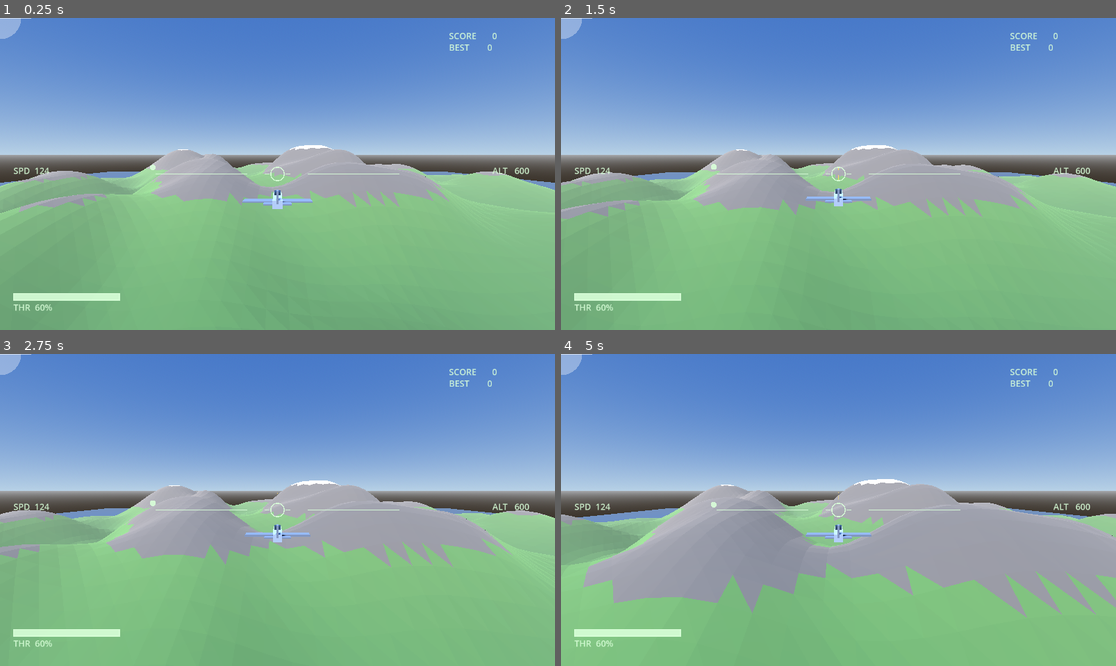
Above: before the commit, frames 1-4 (two rows, left to right).
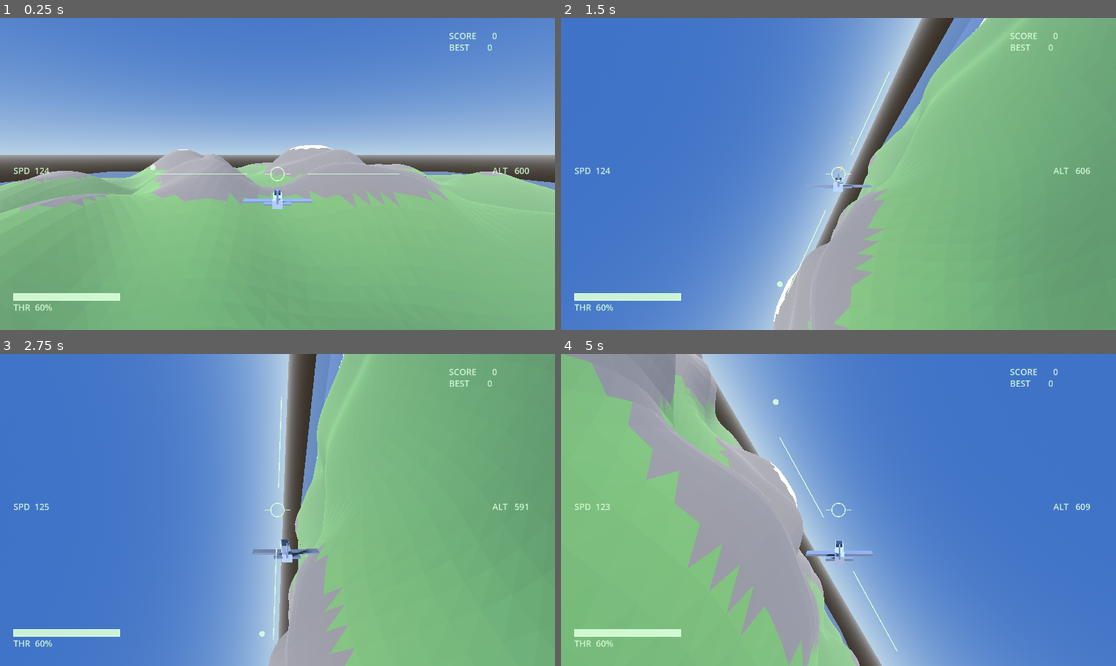
Above: after the commit, the same moments.

Repository: KulkulZa1/Flying_test
Game: Godot game, scene res://scenes/main.tscn
The game is run twice, just before and just after one commit, with the same random seed, the same clock (stepped at 60 frames per second) and the same inputs.
Inputs (mouse positions are in pixels of both pictures, inside the frame that each line leads up to):
- Up to frame 1 (0.25 s): no input
- Up to frame 2 (1.5 s): tap Enter at 0.5 s; move the mouse to (960, 158) at 0.52 s; hold D 0.53-1.25 s; click (960, 158) at 0.67 s; tap Space at 0.77 s; drag from (727, 189) to (810, 236) at 1.27 s
- Up to frame 3 (2.75 s): move the mouse to (333, 441) at 2.02 s; hold D from 2.03 s (still down); click (333, 441) at 2.17 s
- Up to frame 4 (5 s): release D at 2.75 s; drag from (810, 572) to (672, 463) at 2.77 s; move the mouse to (1005, 556) at 3.52 s; hold A 3.53-4.25 s; click (1005, 556) at 3.67 s; tap Space at 3.77 s; drag from (672, 463) to (755, 432) at 4.27 s

The runs differ from the first frame. In frame 1, 0.2% of the frame differs, in the area x 0-6%, y 0-7%; in frame 2, 76%; in frame 3, 78%, in the area x 0-100%, y 0-100%; in frame 4, 74%.

Commit message:
Stop the desktop build booting into the touch layout, and stop touch dropping inputs
is_touchscreen_available() returns true whenever mouse-to-touch
emulation is enabled, which it is so the touch layout can be exercised
on desktop. TouchControls.is_active() therefore reported true on
Windows, the touch branch of PlayerController.command took over, and
W/A/S/D and mouse-button fire were dead. Gating on OS.has_feature
("mobile") is correct on both platforms and also excludes touch laptops.

The touch handler recorded only the stick's finger, so any other release
cleared throttle and fire together: letting go of the throttle stopped
you shooting, letting go of the trigger zeroed the throttle with no way
to restore it, and a palm brushing the screen cleared both. Each control
now owns its own touch index, drags retarget the throttle so it is the
slider the spec describes, and the live zones are the drawn shapes
rather than the entire right half.

Touch state is released on focus loss, since Android may cancel touches
wholesale when backgrounding and would otherwise resume with a stuck
stick and a stuck trigger.

The new suite drives the real handler with synthesised events. None of
this was covered before, which is why reading the code had not found it.

Co-Authored-By: Claude Sonnet 5 <noreply@anthropic.com>

Diff:
--- a/scripts/touch_controls.gd
+++ b/scripts/touch_controls.gd
@@ -8,6 +8,8 @@
 var fire := false
 
 var _stick_touch := -1
+var _throttle_touch := -1
+var _fire_touch := -1
 var _stick_origin := Vector2.ZERO
 var _stick_current := Vector2.ZERO
 
@@ -15,8 +17,13 @@
 static func stick_aim(origin: Vector2, current: Vector2) -> Vector2:
 	return ((current - origin) / Config.TOUCH_STICK_RADIUS).limit_length(1.0)
 
+## Gated on the platform, not on touch availability. is_touchscreen_available()
+## returns true whenever mouse-to-touch emulation is enabled - which it is, so
+## that the touch layout can be exercised on desktop - and also on any touch
+## laptop or 2-in-1. Either would silently replace the keyboard and mouse with
+## the touch layout on a desktop build.
 static func is_active() -> bool:
-	return Config.FORCE_TOUCH_UI or DisplayServer.is_touchscreen_available()
+	return Config.FORCE_TOUCH_UI or OS.has_feature("mobile")
 
 func _ready() -> void:
 	set_anchors_preset(Control.PRESET_FULL_RECT)
@@ -25,43 +32,90 @@
 func _process(_delta: float) -> void:
 	queue_redraw()
 
+## The drawn shapes and the live hit zones are the same geometry, deliberately.
+## They used to differ: the whole right half moved the throttle while the drawn
+## boxes did nothing, so the controls were invisible and the visible ones inert.
+func fire_centre() -> Vector2:
+	return Vector2(size.x - size.y * 0.16, size.y * 0.74)
+
+func fire_radius() -> float:
+	return size.y * 0.13
+
+func throttle_rect() -> Rect2:
+	var width := size.y * 0.16
+	return Rect2(size.x - size.y * 0.42, size.y * 0.10, width, size.y * 0.52)
+
 func _input(event: InputEvent) -> void:
 	if event is InputEventScreenTouch:
-		_handle_touch(event)
-	elif event is InputEventScreenDrag and event.index == _stick_touch:
-		_stick_current = event.position
+		if event.pressed:
+			_press(event.index, event.position)
+		else:
+			_release(event.index)
+	elif event is InputEventScreenDrag:
+		_drag(event.index, event.position)
+
+func _press(index: int, at: Vector2) -> void:
+	if at.x < size.x * 0.5:
+		if _stick_touch == -1:
+			_stick_touch = index
+			_stick_origin = at
+			_stick_current = at
+			aim = Vector2.ZERO
+		return
+	if at.distance_to(fire_centre()) <= fire_radius():
+		_fire_touch = index
+		fire = true
+	elif throttle_rect().has_point(at):
+		_throttle_touch = index
+		throttle_delta = _throttle_at(at)
+
+## Only the finger that lifted loses its role. Clearing unconditionally meant
+## letting go of the throttle also stopped you shooting.
+func _release(index: int) -> void:
+	if index == _stick_touch:
+		_stick_touch = -1
+		aim = Vector2.ZERO
+	elif index == _fire_touch:
+		_fire_touch = -1
+		fire = false
+	elif index == _throttle_touch:
+		_throttle_touch = -1
+		throttle_delta = 0.0
+
+func _drag(index: int, at: Vector2) -> void:
+	if index == _stick_touch:
+		_stick_current = at
 		aim = stick_aim(_stick_origin, _stick_current)
+	elif index == _throttle_touch:
+		# A drag retargets the throttle, so it behaves as the slider the spec
+		# describes rather than as two latching buttons.
+		throttle_delta = _throttle_at(at)
 
-func _handle_touch(event: InputEventScreenTouch) -> void:
-	var on_left := event.position.x < size.x * 0.5
-	if event.pressed and on_left and _stick_touch == -1:
-		_stick_touch = event.index
-		_stick_origin = event.position
-		_stick_current = event.position
-		aim = Vector2.ZERO
-	elif event.pressed and not on_left:
-		_press_right(event.position)
-	elif not event.pressed:
-		if event.index == _stick_touch:
-			_stick_touch = -1
-			aim = Vector2.ZERO
-		else:
-			throttle_delta = 0.0
-			fire = false
+func _throttle_at(at: Vector2) -> float:
+	var rect := throttle_rect()
+	return 1.0 if at.y < rect.position.y + rect.size.y * 0.5 else -1.0
 
-func _press_right(at: Vector2) -> void:
-	if at.x > size.x * 0.8 and at.y > size.y * 0.6:
-		fire = true
-	elif at.y < size.y * 0.5:
-		throttle_delta = 1.0
-	else:
-		throttle_delta = -1.0
+## Called on focus loss: Android may cancel touches wholesale when the app goes
+## to the background, which would otherwise resume with a stuck stick and a
+## stuck trigger.
+func release_all() -> void:
+	_stick_touch = -1
+	_throttle_touch = -1
+	_fire_touch = -1
+	aim = Vector2.ZERO
+	throttle_delta = 0.0
+	fire = false
+
+func _notification(what: int) -> void:
+	if what == NOTIFICATION_APPLICATION_FOCUS_OUT:
+		release_all()
 
 func _draw() -> void:
 	if _stick_touch != -1:
 		draw_arc(_stick_origin, Config.TOUCH_STICK_RADIUS, 0.0, TAU, 40, UI_COLOR, 2.0)
 		draw_circle(_stick_current, 26.0, UI_COLOR)
-	var throttle_x := size.x * 0.78
-	draw_rect(Rect2(throttle_x, size.y * 0.18, 64.0, size.y * 0.30), UI_COLOR, false, 2.0)
-	draw_rect(Rect2(throttle_x, size.y * 0.52, 64.0, size.y * 0.30), UI_COLOR, false, 2.0)
-	draw_circle(Vector2(size.x * 0.90, size.y * 0.80), 44.0, UI_COLOR)
+	var rect := throttle_rect()
+	draw_rect(rect, UI_COLOR, false, 2.0)
+	draw_line(Vector2(rect.position.x, rect.get_center().y),
+		Vector2(rect.end.x, rect.get_center().y), UI_COLOR, 2.0)
+	draw_arc(fire_centre(), fire_radius(), 0.0, TAU, 32, UI_COLOR, 3.0)
--- a/tests/run_tests.gd
+++ b/tests/run_tests.gd
@@ -10,6 +10,7 @@
 	"res://tests/test_game.gd",
 	"res://tests/test_hud.gd",
 	"res://tests/test_touch.gd",
+	"res://tests/test_touch_input.gd",
 	"res://tests/test_boundary.gd",
 	"res://tests/test_boundary_integration.gd",
 	"res://tests/test_ballistics.gd",
--- /dev/null
+++ b/tests/test_touch_input.gd
@@ -0,0 +1,94 @@
+extends TestCase
+
+## Drives the real handler with synthesised events. Control.size is settable
+## outside a scene tree, so a realistic phone viewport can be simulated.
+const SCREEN := Vector2(2400.0, 1080.0)
+
+func _controls() -> TouchControls:
+	var controls := TouchControls.new()
+	controls.size = SCREEN
+	return controls
+
+func _touch(index: int, at: Vector2, pressed: bool) -> InputEventScreenTouch:
+	var event := InputEventScreenTouch.new()
+	event.index = index
+	event.position = at
+	event.pressed = pressed
+	return event
+
+func _drag(index: int, at: Vector2) -> InputEventScreenDrag:
+	var event := InputEventScreenDrag.new()
+	event.index = index
+	event.position = at
+	return event
+
+func test_letting_go_of_the_throttle_does_not_stop_you_firing() -> void:
+	var controls := _controls()
+	controls._input(_touch(0, controls.fire_centre(), true))
+	controls._input(_touch(1, controls.throttle_rect().get_center() + Vector2(0.0, -40.0), true))
+	check(controls.fire and controls.throttle_delta > 0.0, "both are held")
+	controls._input(_touch(1, Vector2.ZERO, false))
+	check(controls.fire, "releasing the throttle leaves the trigger down")
+	check(controls.throttle_delta == 0.0, "and only the throttle is released")
+	controls.free()
+
+func test_letting_go_of_fire_does_not_zero_the_throttle() -> void:
+	var controls := _controls()
+	controls._input(_touch(0, controls.throttle_rect().get_center() + Vector2(0.0, -40.0), true))
+	controls._input(_touch(1, controls.fire_centre(), true))
+	controls._input(_touch(1, Vector2.ZERO, false))
+	check(controls.throttle_delta > 0.0, "releasing the trigger leaves the throttle set")
+	check(not controls.fire, "and only the trigger is released")
+	controls.free()
+
+func test_a_stray_touch_does_not_clear_held_controls() -> void:
+	var controls := _controls()
+	controls._input(_touch(0, Vector2(300.0, 500.0), true))            # stick
+	controls._input(_touch(1, controls.fire_centre(), true))
+	controls._input(_touch(2, Vector2(200.0, 900.0), true))            # a palm, left half
+	controls._input(_touch(2, Vector2(200.0, 900.0), false))
+	check(controls.fire, "a stray finger lifting does not stop you firing")
+	check(controls._stick_touch == 0, "and does not steal the stick")
+	controls.free()
+
+func test_the_throttle_behaves_as_a_slider() -> void:
+	var controls := _controls()
+	var rect := controls.throttle_rect()
+	controls._input(_touch(0, rect.get_center() + Vector2(0.0, 40.0), true))
+	check(controls.throttle_delta < 0.0, "pressing low commands throttle down")
+	controls._input(_drag(0, rect.get_center() + Vector2(0.0, -40.0)))
+	check(controls.throttle_delta > 0.0, "dragging up commands throttle up without lifting")
+	controls.free()
+
+func test_a_press_outside_the_drawn_controls_does_nothing() -> void:
+	var controls := _controls()
+	controls._input(_touch(0, Vector2(SCREEN.x * 0.55, SCREEN.y * 0.5), true))
+	check(controls.throttle_delta == 0.0 and not controls.fire,
+		"the right half is not one big throttle: only the drawn controls are live")
+	controls.free()
+
+func test_all_three_controls_work_at_once() -> void:
+	var controls := _controls()
+	controls._input(_touch(0, Vector2(300.0, 500.0), true))
+	controls._input(_drag(0, Vector2(300.0 + Config.TOUCH_STICK_RADIUS, 500.0)))
+	controls._input(_touch(1, controls.throttle_rect().get_center() + Vector2(0.0, -40.0), true))
+	controls._input(_touch(2, controls.fire_centre(), true))
+	check(controls.aim.x > 0.9 and controls.throttle_delta > 0.0 and controls.fire,
+		"stick, throttle and trigger are usable simultaneously")
+	controls.free()
+
+func test_focus_loss_releases_everything() -> void:
+	var controls := _controls()
+	controls._input(_touch(0, Vector2(300.0, 500.0), true))
+	controls._input(_touch(1, controls.fire_centre(), true))
+	controls.release_all()
+	check(controls.aim == Vector2.ZERO and not controls.fire and controls.throttle_delta == 0.0,
+		"backgrounding does not leave a stuck stick and a stuck trigger")
+	controls.free()
+
+func test_the_fire_zone_matches_the_drawn_button() -> void:
+	var controls := _controls()
+	var just_outside := controls.fire_centre() + Vector2(controls.fire_radius() + 12.0, 0.0)
+	controls._input(_touch(0, just_outside, true))
+	check(not controls.fire, "a press outside the drawn circle does not fire")
+	controls.free()
